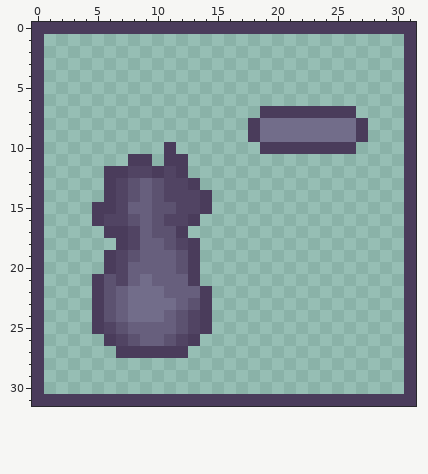
A pixel-art file gets an edit: aseprite files/low/fire_dmg.ase. Above: the version before the commit.
32x32 pixels, 1 frame.
The same view after the edit:
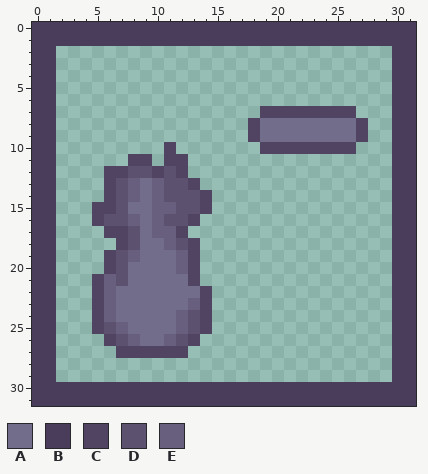
Palette (. is transparent): A #726d8a  B #4a3c5b  C #514463  D #5c5270  E #675f7d
The exact change:
Colour E becomes colour A in rows 13 to 14 at x 9; in row 15 at x 8 to 9; in rows 16 to 17 at x 9; in row 18 at x 9 to 10; in row 19 at x 9 to 11; in row 20 at x 8 to 11.
Colour E becomes colour A in row 21 at x 8 and 10 to 12; in row 22 at x 7 and 11 to 13; in row 23 at x 7 and 12; in row 24 at x 7 and 11; in row 25 at x 8 to 11; in row 26 at x 9 to 10.
The author put colour B in row 1 at x 1 to 30; in rows 2 to 29 at x 1 and 30; in row 30 at x 1 to 30.
Colour B becomes colour C in row 7 at x 19 to 26; in rows 8 to 9 at x 18 and 27; in row 10 at x 11 and 19 to 26; in row 11 at x 8 to 9 and 11 to 12; in row 12 at x 6 to 7, 10 and 12; in row 13 at x 6 and 13.
Colour B becomes colour C in row 14 at x 6 and 14; in row 15 at x 5 to 6 and 14; in row 16 at x 5 and 13; in row 17 at x 6 to 7 and 12; in row 18 at x 7 and 13; in rows 19 to 20 at x 6 and 13.
Colour B becomes colour C in row 21 at x 5 and 13; in rows 22 to 25 at x 5 and 14; in row 26 at x 6 and 13; in row 27 at x 7 to 12.
Colour C becomes colour D in row 12 at x 8 to 9 and 11; in row 13 at x 7 and 11 to 12; in row 14 at x 7 and 11 to 13; in row 15 at x 7 and 12 to 13; in row 16 at x 6 to 7 and 11 to 12; in row 17 at x 8.
Colour C becomes colour D in row 18 at x 8 and 12; in rows 19 to 21 at x 7; in row 24 at x 13; in row 25 at x 6 and 13; in row 26 at x 7 and 12.
Colour D becomes colour E in rows 13 to 14 at x 8 and 10; in row 15 at x 10 to 11; in row 16 at x 8 and 10; in row 17 at x 10 to 11; in row 18 at x 11; in row 19 at x 8 and 12.
Colour D becomes colour E in row 20 at x 12; in rows 21 to 22 at x 6; in row 23 at x 6 and 13; in row 24 at x 6 and 12; in row 25 at x 7 and 12; in row 26 at x 8 and 11.
Changed places in both pictures, as pixel boxes (x1, y1, x2, y2):
changed: (44, 34, 404, 394)
